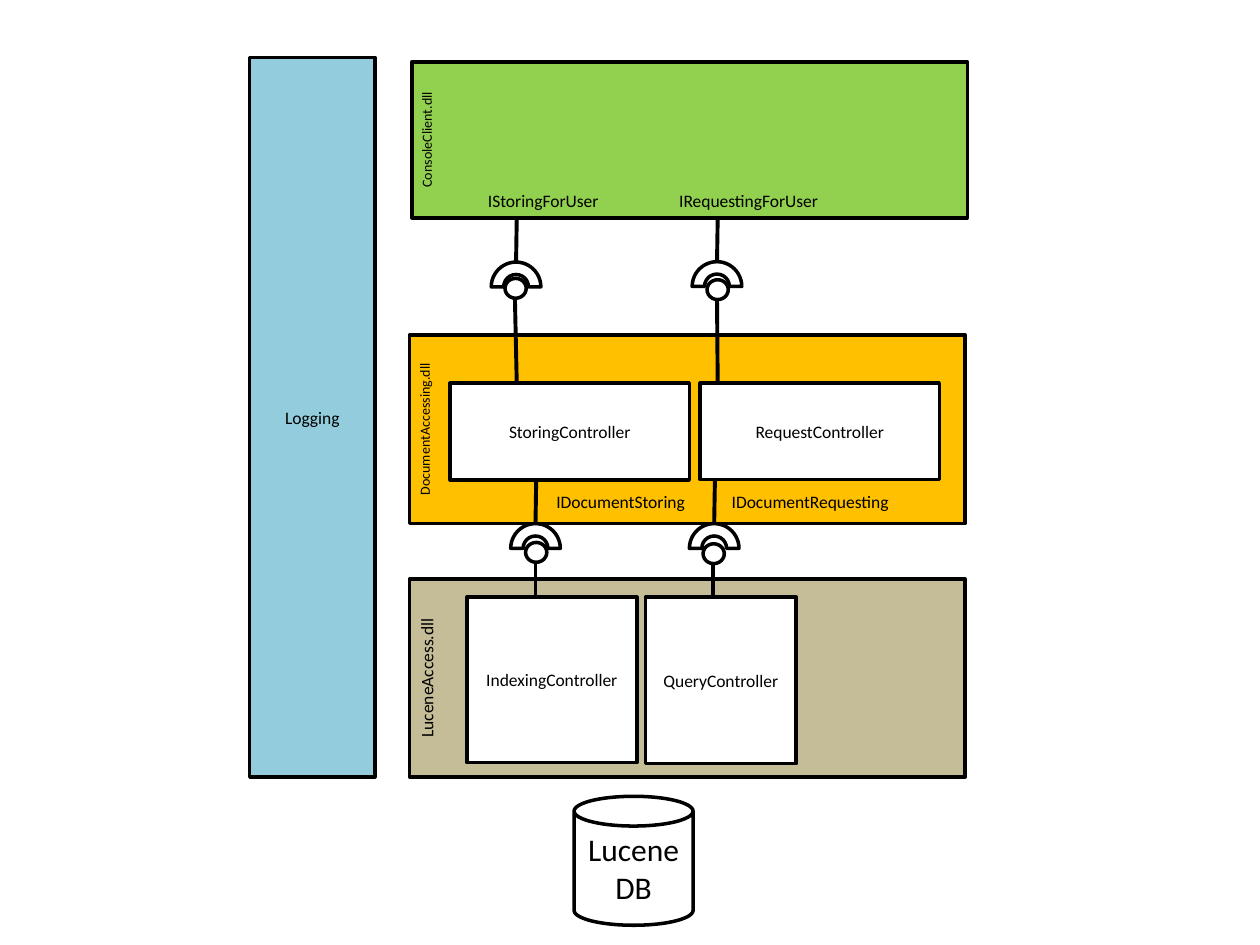
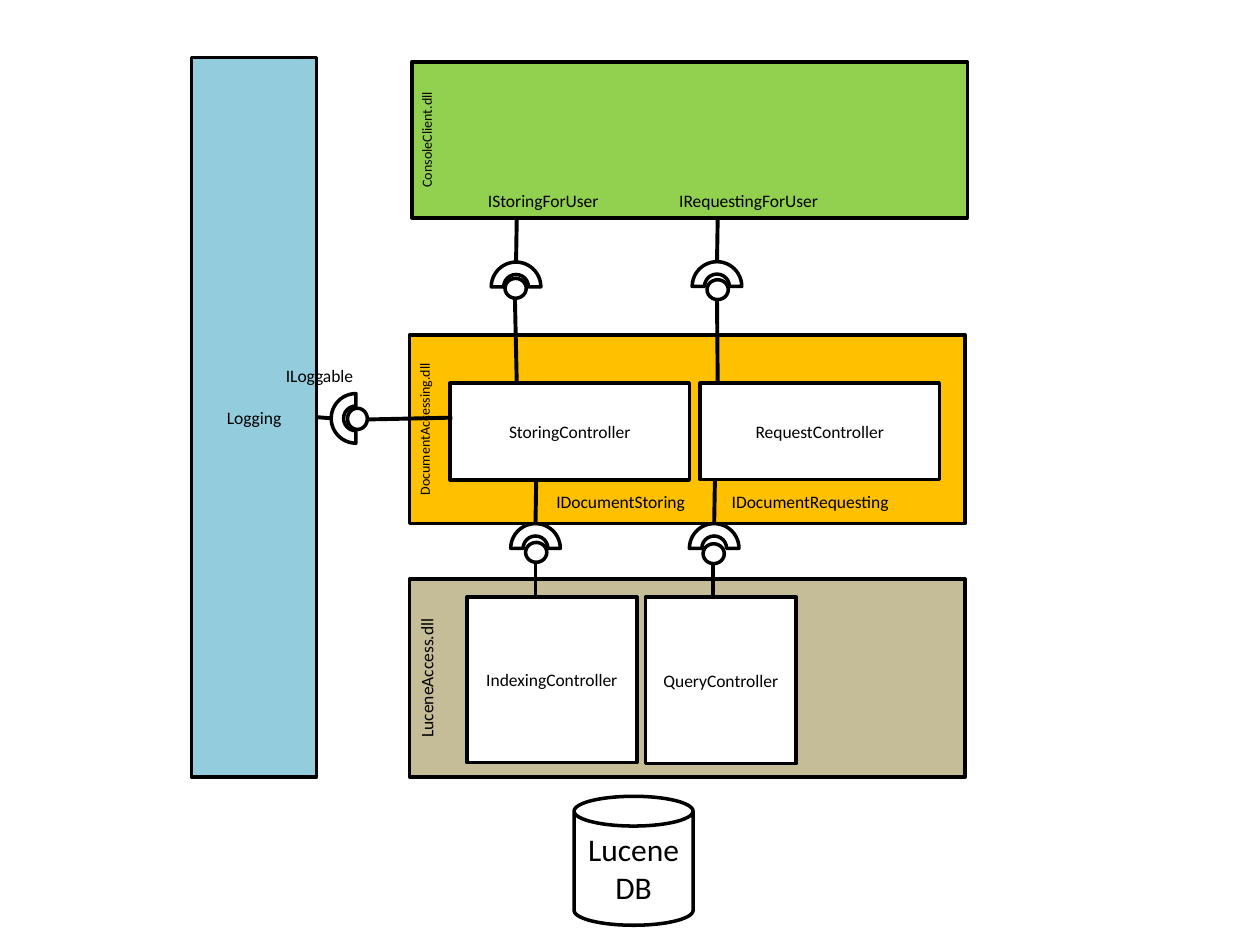
Before and after one commit to MrMame/Doci, a slide deck: slide 3 of documentation/Architecture_v0.1.0.pptx. Drawn at 1260x945 pixels with LibreOffice and Linux fonts; fonts in the diff are those of the drawing. Boxes give left, top, right and bottom in pixels: in the first picture for what was removed or moved away, otherwise in the second. Text is boxed around its words. In the diff, an @@ line names an element or a change of style, - is before the commit and + after.

```diff
--- a/documentation/Architecture_v0.1.0.pptx
+++ b/documentation/Architecture_v0.1.0.pptx
@@ rectangle "Logging": place and size @@
-rectangle "Logging" at [249, 58, 374, 777]
+rectangle "Logging" at [192, 58, 316, 777]
@@ text added at [286, 368, 353, 387], 10 pt, text #000000 @@
+ILoggable
@@ group added at [316, 393, 452, 442]: 2 lines, 1 arch (boxed as its full ring), 1 ellipse @@
```
Also in this commit, not shown: 1 slide removed.
